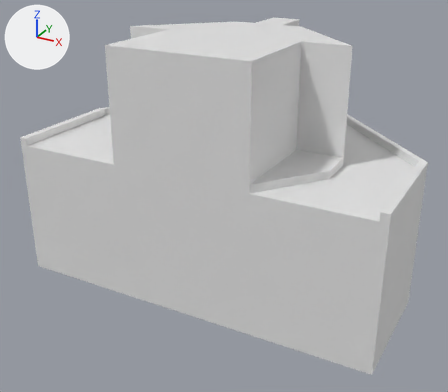
What one commit did to the OBJ model src/main/resources/assets/immersiveengineering/models/bottlingMachine.obj.
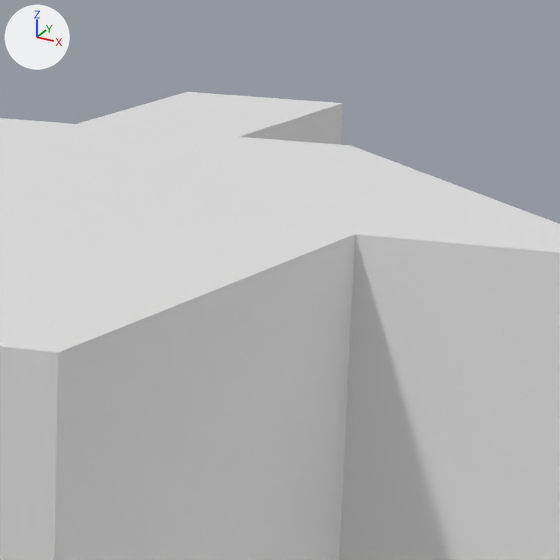
Each version appears first whole from a 50 mm camera at (2.24, -3.9, 2.77) aimed at (-0.07, 0.3, 0.67), and next in a close-up on the part from 54% to 75% of the width and 1% to 25% of the height. The axes (+X, +Y, +Z) are drawn at upper left. The lights are the same throughout. Where no turn or scale is listed for an object, it has been applied to the vertices.

Objects in the first close-up: 'base', 'tap'.
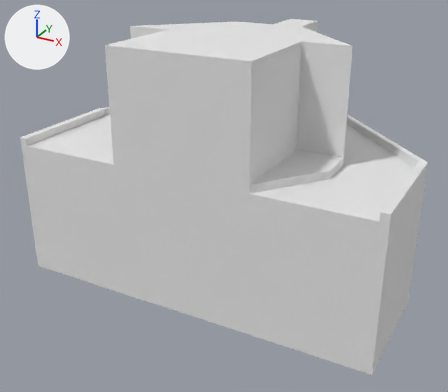
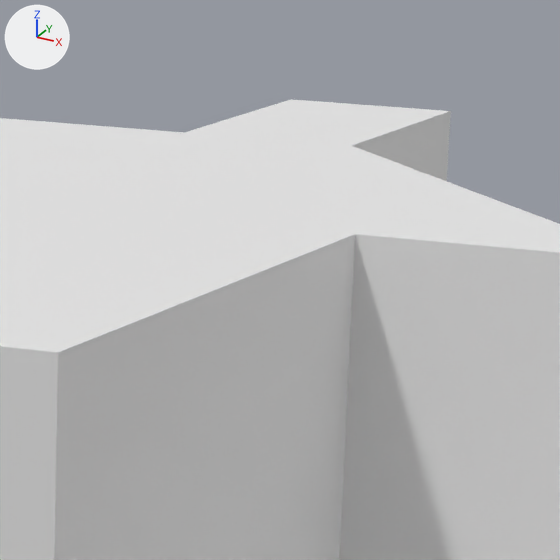
Where the change shows, as pixel boxes (x1, y1, x2, y2) in the close-ups (560 x 560 px):
'tap', mesh moved: before (78, 92, 343, 145); after (185, 99, 451, 181)

Edits to the bpy script that builds the scene:
```text
Change me_tap:
    where me_tap.from_pydata(...)  # 22 vertices, 15 faces; spans x -0.125..0.125, y 0.938..1.313, z 1.562..2.0
    used by ob_tap; location = (0.0, 0.0, 0.0)
    me_tap part 1: the whole mesh is moved by (0.168, 0.0, 0.0)
```
